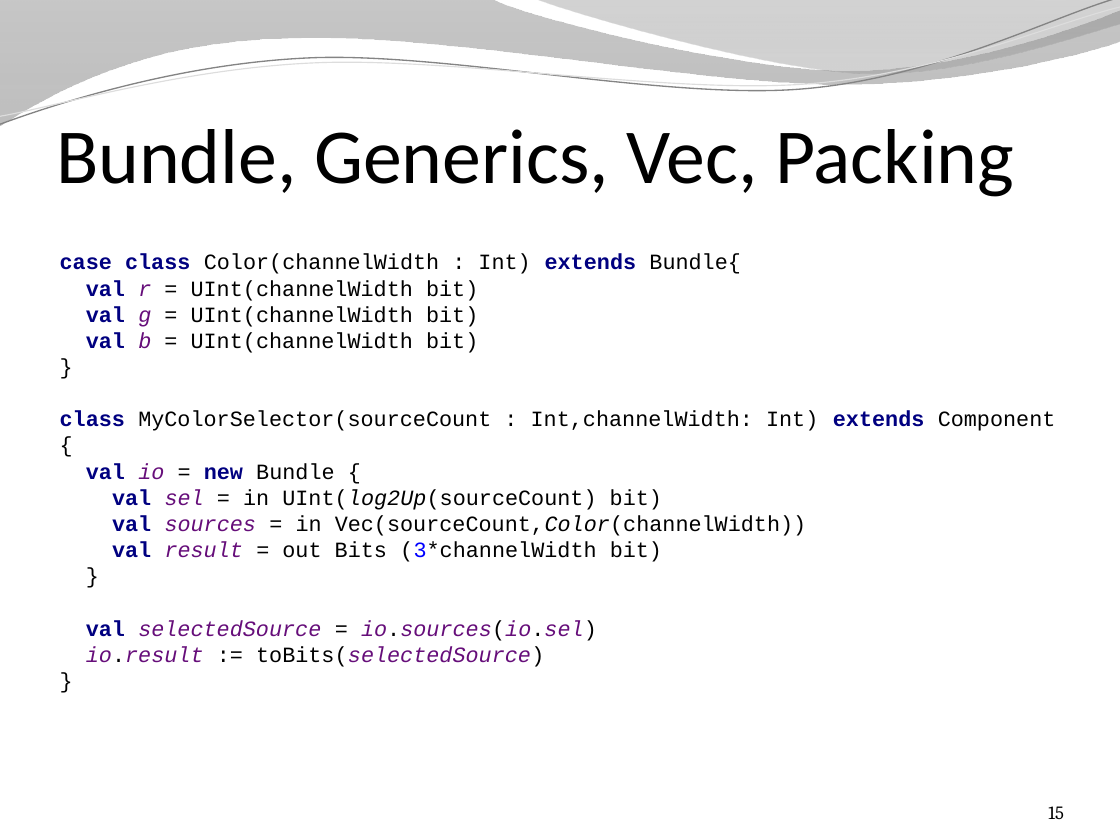
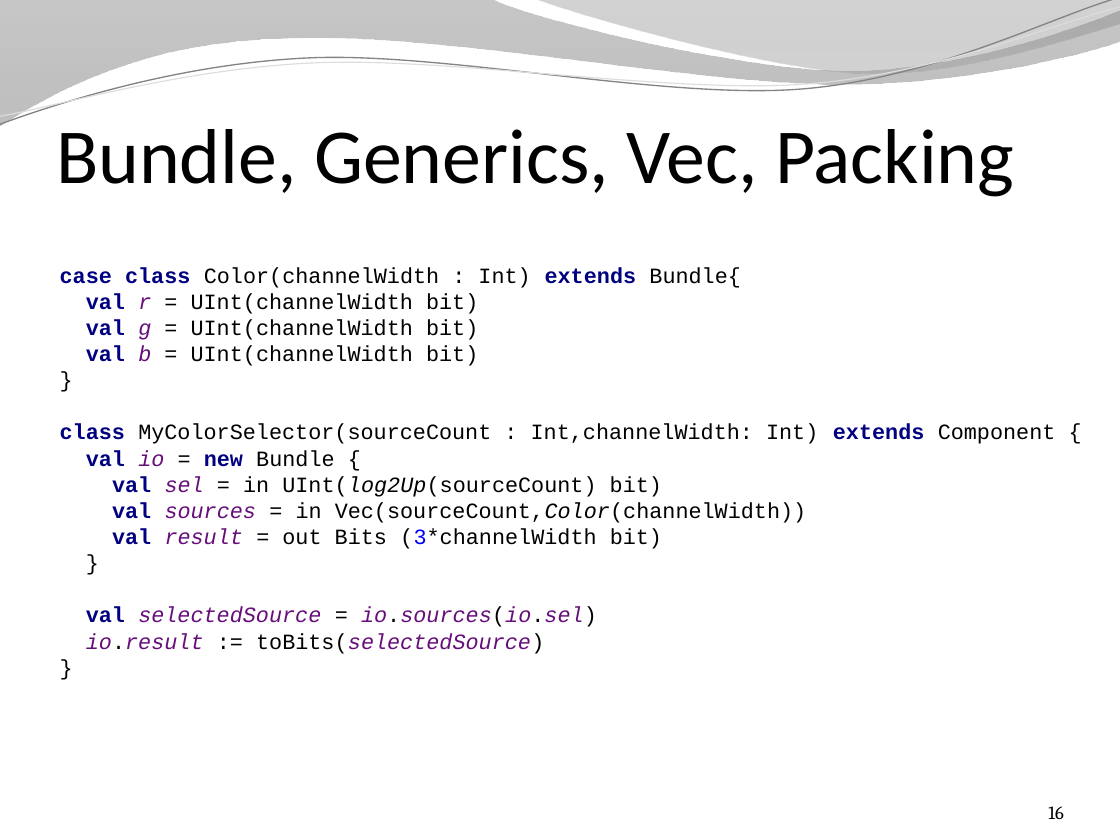
Before and after one commit to SpinalHDL/SpinalDoc, a slide deck: slide 16 of presentation/en/presentaion.pptx (slide 15 before the commit). Drawn at 1120x840 pixels with LibreOffice and Linux fonts; fonts in the diff are those of the drawing; background and template pictures are left out. Boxes give left, top, right and bottom in pixels: in the first picture for what was removed or moved away, otherwise in the second. Text is boxed around its words. In the diff, an @@ line names an element or a change of style, - is before the commit and + after.

```diff
--- a/presentation/en/presentaion.pptx
+++ b/presentation/en/presentaion.pptx
@@ text "case class Color(channelWidth : Int) ..." rewrapped from [60, 254, 1056, 667] to [60, 267, 1056, 654] @@
@@ page number at [1048, 806, 1064, 819]: text changed @@
-15
+16
```
Also in this commit, not shown: 17 other slides changed, 1 slide added, 1 other file.
